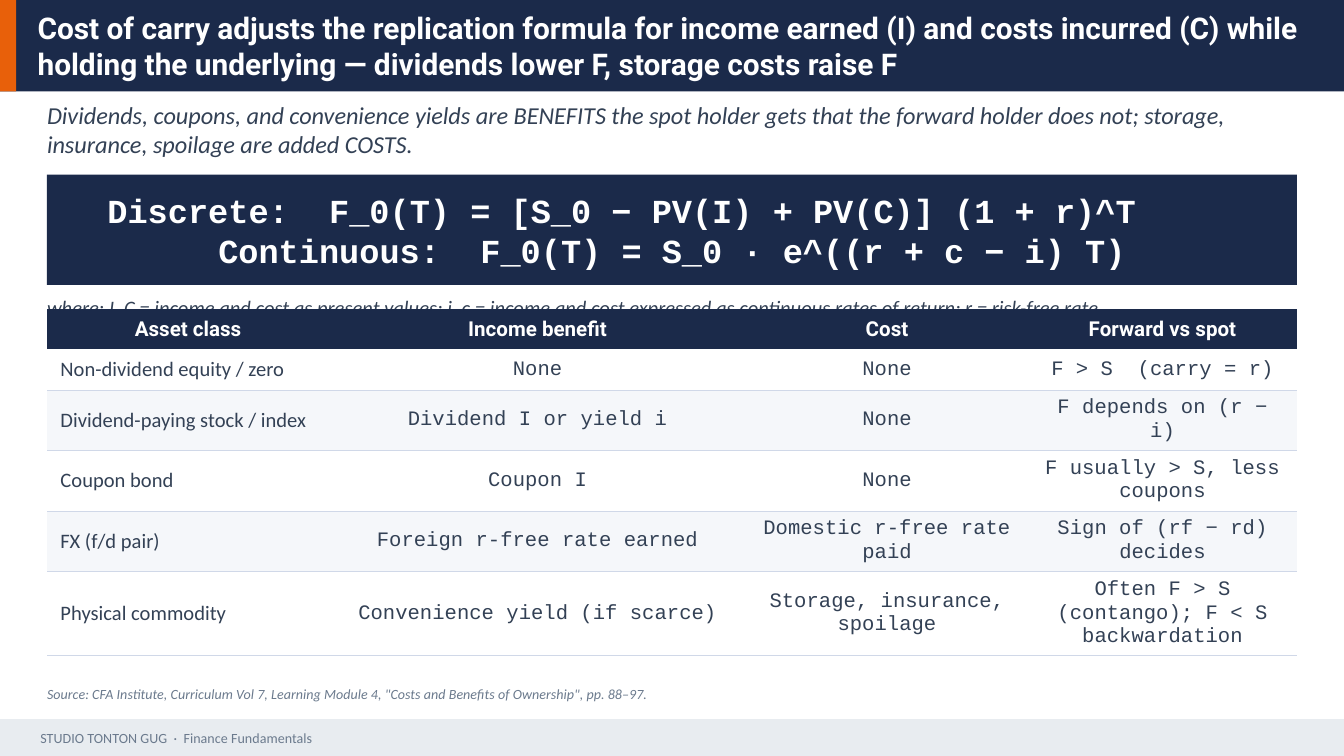
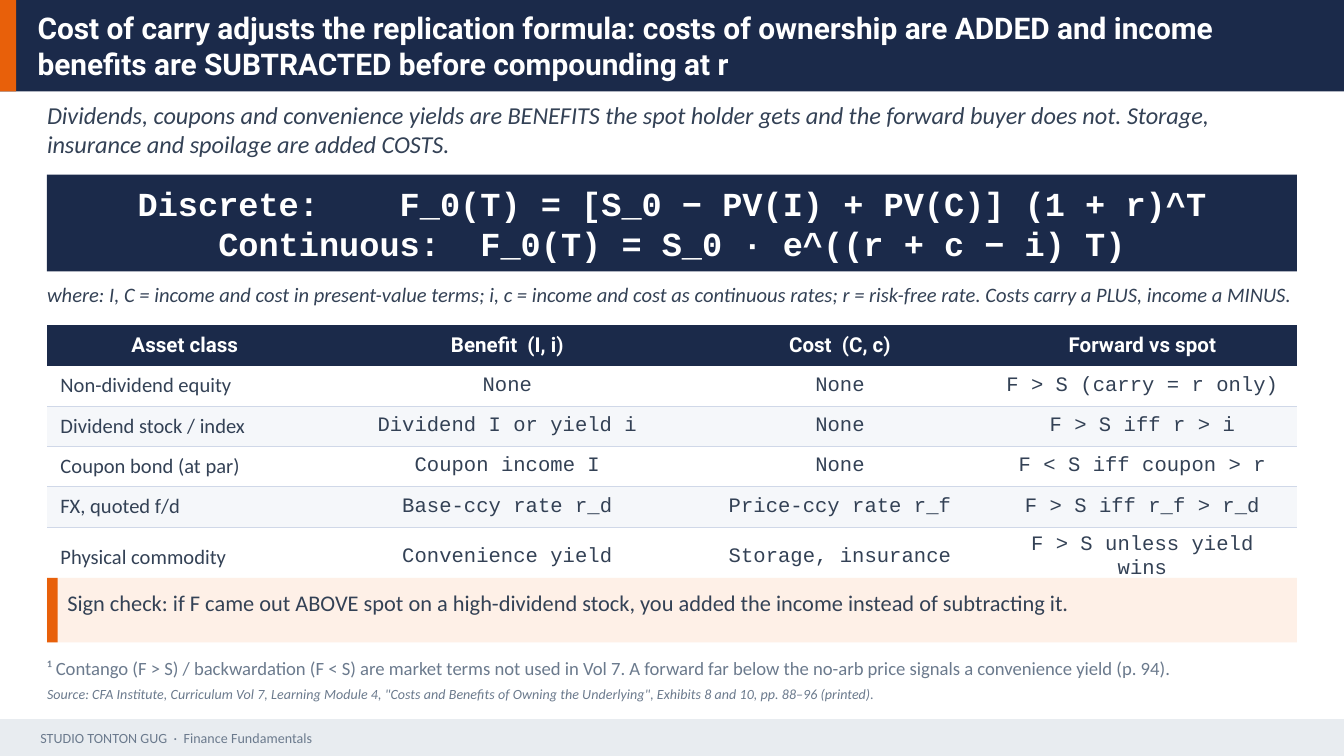
Before and after one commit to Gug4ever/Tonton_Gug_Studio, a slide deck: slide 17 of assets/finance/D17_Derivs_I_Forwards_Futures_Swaps.pptx. Drawn at 1344x756 pixels with LibreOffice and Linux fonts; fonts in the diff are those of the drawing. Boxes give left, top, right and bottom in pixels: in the first picture for what was removed or moved away, otherwise in the second. Text is boxed around its words. In the diff, an @@ line names an element or a change of style, - is before the commit and + after.

```diff
--- a/assets/finance/D17_Derivs_I_Forwards_Futures_Swaps.pptx
+++ b/assets/finance/D17_Derivs_I_Forwards_Futures_Swaps.pptx
@@ text at (38,16,1213,82): text changed @@
-Cost of carry adjusts the replication formula for income earned (I) and costs incurred (C) while holding the underlying — dividends lower F, storage costs raise F
+Cost of carry adjusts the replication formula: costs of ownership are ADDED and income benefits are SUBTRACTED before compounding at r
@@ text at (47,107,1209,157): text changed @@
-Dividends, coupons, and convenience yields are BENEFITS the spot holder gets that the forward holder does not; storage, insurance, spoilage are added COSTS.
+Dividends, coupons and convenience yields are BENEFITS the spot holder gets and the forward buyer does not. Storage, insurance and spoilage are added COSTS.
@@ rectangle: place and size @@
-rectangle at (47,175,1297,285)
+rectangle at (47,175,1297,271)
@@ text at (138,191,1207,263): text changed @@
-Discrete: F_0(T) = [S_0 − PV(I) + PV(C)] (1 + r)^T Continuous: F_0(T) = S_0 · e^((r + c − i) T)
+Discrete: F_0(T) = [S_0 − PV(I) + PV(C)] (1 + r)^T
+Continuous: F_0(T) = S_0 · e^((r + c − i) T)
@@ text at (47,287,1291,306): text changed @@
-where: I, C = income and cost as present values; i, c = income and cost expressed as continuous rates of return; r = risk-free rate.
+where: I, C = income and cost in present-value terms; i, c = income and cost as continuous rates; r = risk-free rate. Costs carry a PLUS, income a MINUS.
@@ table at (47,325,1297,578) @@
-row 1, column 2: Income benefit
+row 1, column 2: Benefit (I, i)
-row 1, column 3: Cost
+row 1, column 3: Cost (C, c)
-row 2, column 1: Non-dividend equity / zero
+row 2, column 1: Non-dividend equity
-row 2, column 4: F > S (carry = r)
+row 2, column 4: F > S (carry = r only)
-row 3, column 1: Dividend-paying stock / index
+row 3, column 1: Dividend stock / index
-row 3, column 4: F depends on (r − i)
+row 3, column 4: F > S iff r > i
-row 4: Coupon bond | Coupon I | None | F usually > S, less coupons
+row 4: Coupon bond (at par) | Coupon income I | None | F < S iff coupon > r
-row 5: FX (f/d pair) | Foreign r-free rate earned | Domestic r-free rate paid | Sign of (rf − rd) decides
+row 5: FX, quoted f/d | Base-ccy rate r_d | Price-ccy rate r_f | F > S iff r_f > r_d
-row 6: Physical commodity | Convenience yield (if scarce) | Storage, insurance, spoilage | Often F > S (contango); F < S backwardation
+row 6: Physical commodity | Convenience yield | Storage, insurance | F > S unless yield wins
@@ table: place and size @@
-table at (47,309,1297,647)
+table at (47,325,1297,578)
@@ rectangle added at (47,578,1297,642), fill #FEF0E7 @@
@@ rectangle added at (47,578,58,642), fill #E8600A @@
@@ text added at (67,595,1068,615), 12 pt, text #334155 @@
+Sign check: if F came out ABOVE spot on a high-dividend stock, you added the income instead of subtracting it.
@@ text at (47,689,874,702): text changed @@
-Source: CFA Institute, Curriculum Vol 7, Learning Module 4, "Costs and Benefits of Ownership", pp. 88–97.
+Source: CFA Institute, Curriculum Vol 7, Learning Module 4, "Costs and Benefits of Owning the Underlying", Exhibits 8 and 10, pp. 88–96 (printed).
@@ text added at (47,661,1170,678), 10 pt, text #6B7A8D @@
+¹ Contango (F > S) / backwardation (F < S) are market terms not used in Vol 7. A forward far below the no-arb price signals a convenience yield (p. 94).
```
Also in this commit, not shown: 29 other slides changed, 9 other files.
